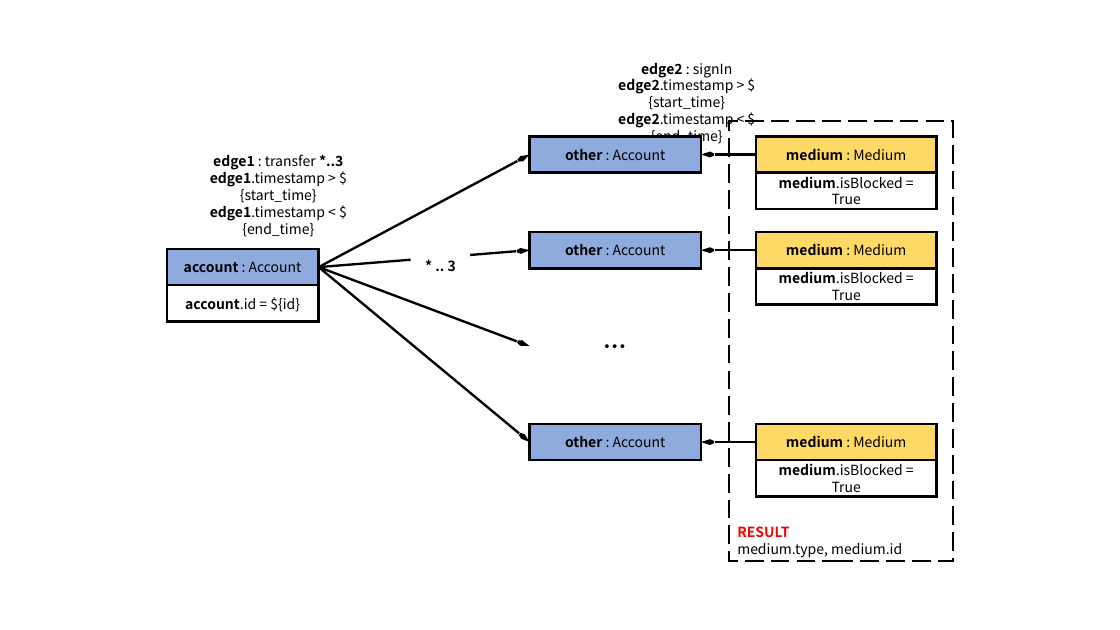
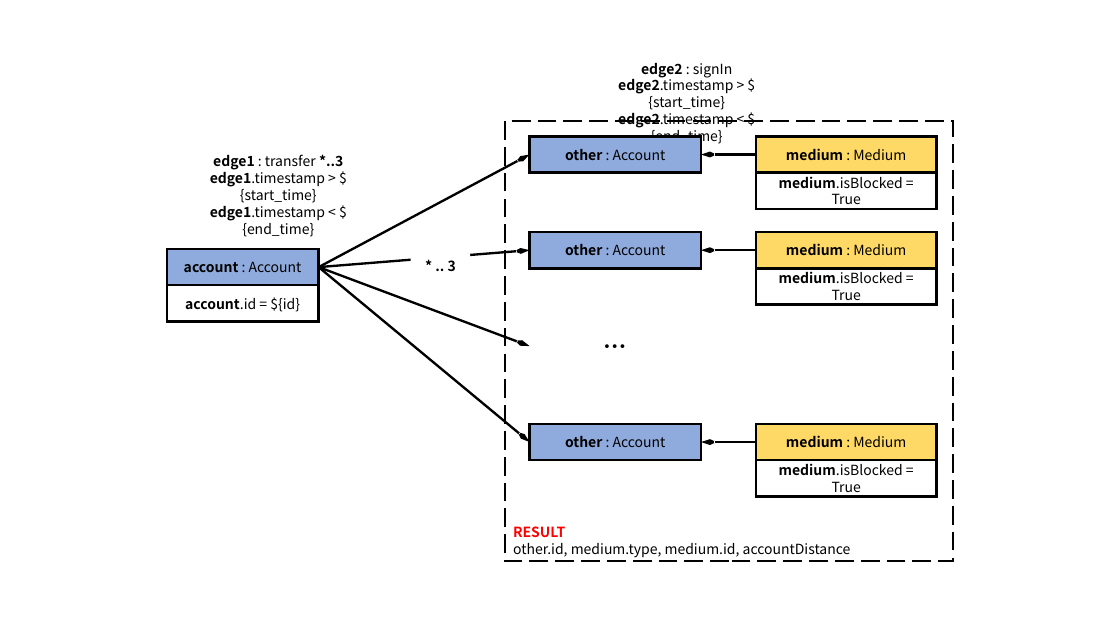
Before and after one commit to ldbc/ldbc_finbench_docs, a slide deck: slide 1 of patterns/transaction-complex-read.pptx. Drawn at 1120x630 pixels with LibreOffice and Linux fonts; fonts in the diff are those of the drawing. Boxes give left, top, right and bottom in pixels: in the first picture for what was removed or moved away, otherwise in the second. Text is boxed around its words. In the diff, an @@ line names an element or a change of style, - is before the commit and + after.

```diff
--- a/patterns/transaction-complex-read.pptx
+++ b/patterns/transaction-complex-read.pptx
@@ rectangle "RESULT": place and size @@
-rectangle "RESULT" at (729,121,954,561)
+rectangle "RESULT" at (505,121,954,561)
@@ text in rectangle at (513,543,851,558): text changed @@
-medium.type, medium.id
+other.id, medium.type, medium.id, accountDistance
```
Also in this commit, not shown: 6 other slides changed, 35 other files.
